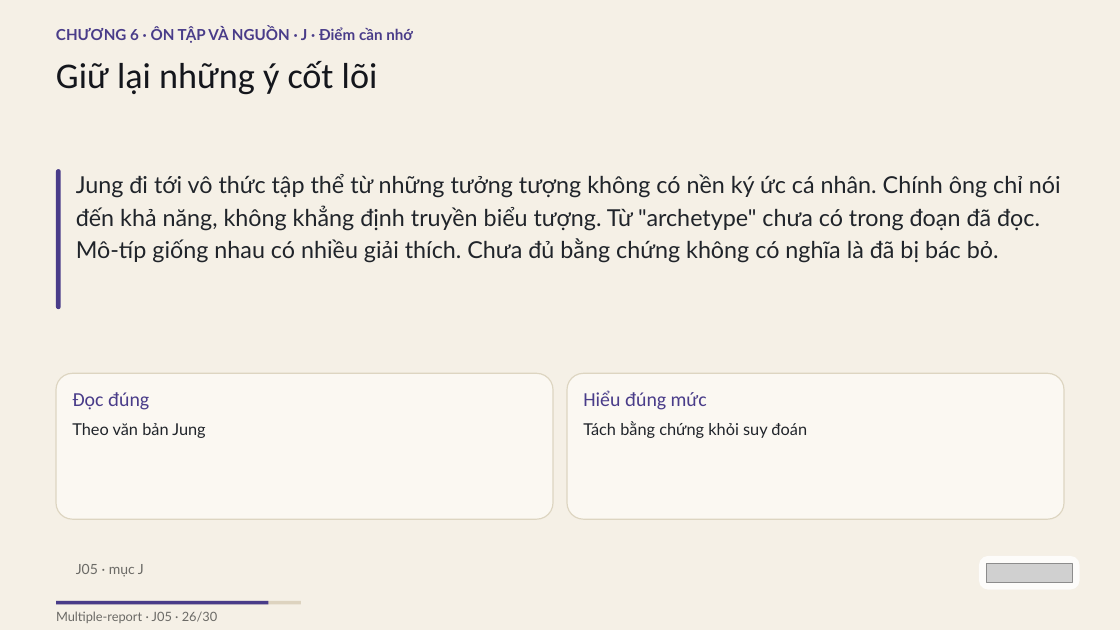
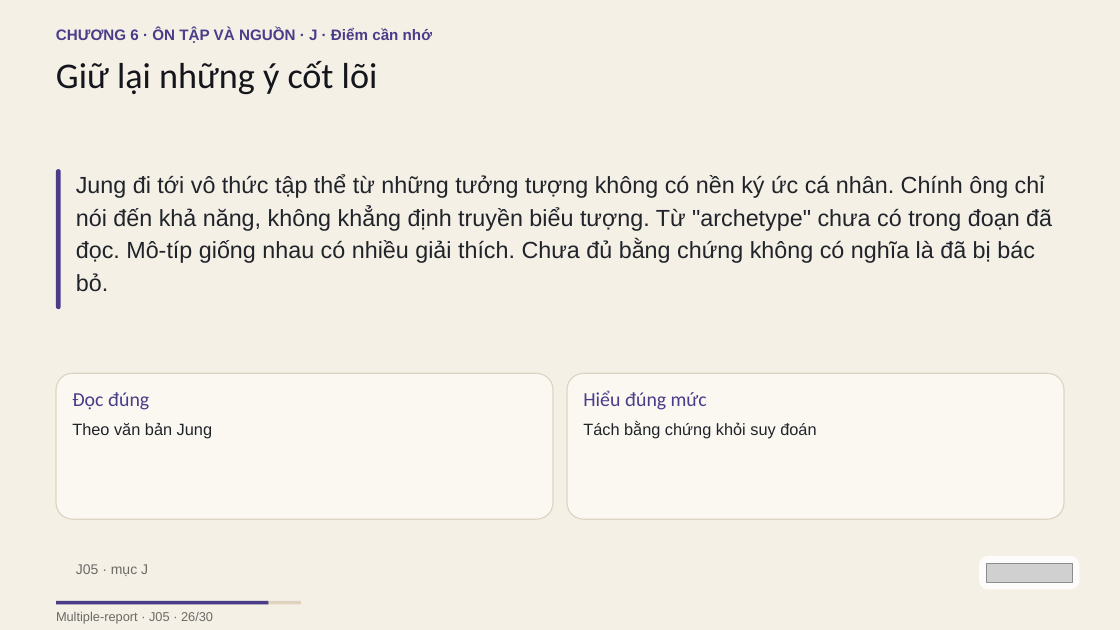
Before and after one commit to vohoailinh90/Multiple-report, a slide deck: slide 26 of psychology-knowledge/03-Carl-Gustav-Jung/visuals/j05.pptx. Drawn at 1120x630 pixels with LibreOffice and Linux fonts; fonts in the diff are those of the drawing; grey boxes stand for pictures. Boxes give left, top, right and bottom in pixels: in the first picture for what was removed or moved away, otherwise in the second. Text is boxed around its words. In the diff, an @@ line names an element or a change of style, - is before the commit and + after.

```diff
--- a/psychology-knowledge/03-Carl-Gustav-Jung/visuals/j05.pptx
+++ b/psychology-knowledge/03-Carl-Gustav-Jung/visuals/j05.pptx
@@ font Lato to Arial in 6 elements at (x1=56, y1=28, x2=432, y2=43), (x1=76, y1=175, x2=1052, y2=292), (x1=72, y1=423, x2=212, y2=439), (x1=583, y1=422, x2=816, y2=439), (x1=76, y1=564, x2=148, y2=576), (x1=56, y1=611, x2=213, y2=624) @@
```
Also in this commit, not shown: 29 other slides changed, 5 other files.
